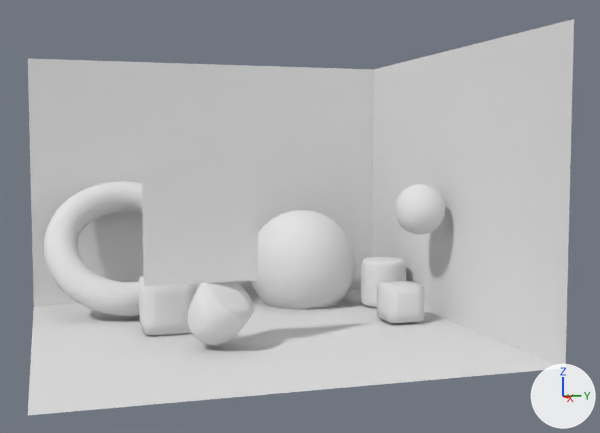
The Blender file Models/scene.blend, before and after one commit.
Rendered twice from a 50 mm lens placed at (29.97, -7.47, 6.69), pointed at (0.52, 1.61, 4.35). Arrows for +X, +Y and +Z are at lower right; the lights stay in place.
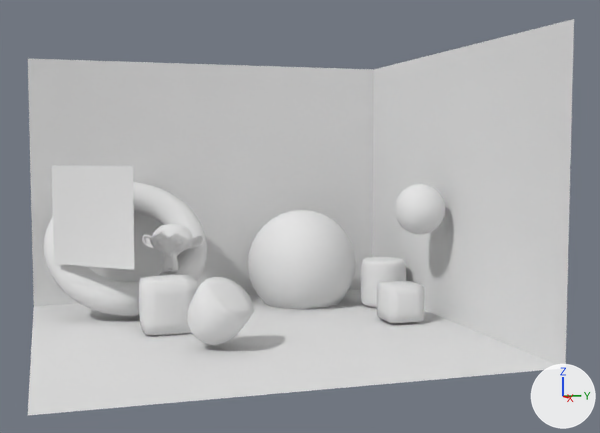
The edits, one by one:
Object 'Plane.001' (ob_plane_001) moves from (2.48, -2.45, 4.27) to (-2.74, -5.7, 4.27).
Object 'Plane.001' (ob_plane_001) turns from (0, 90, 0) to (42, 90, 0) degrees about x, y and z.

Location of each change, [x1, y1, x2, y2] in pixels of the pictures (600 x 433 px):
'Plane.001', moved, turned: before [142, 167, 258, 286]; after [52, 166, 134, 270]
'Suzanne', unchanged, uncovered by the edit: after [142, 224, 206, 272]
